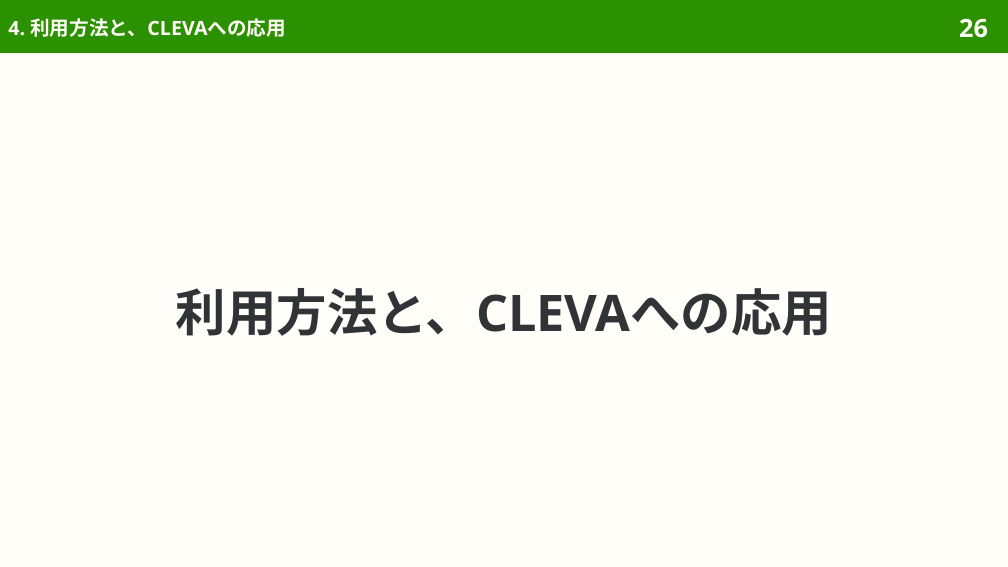
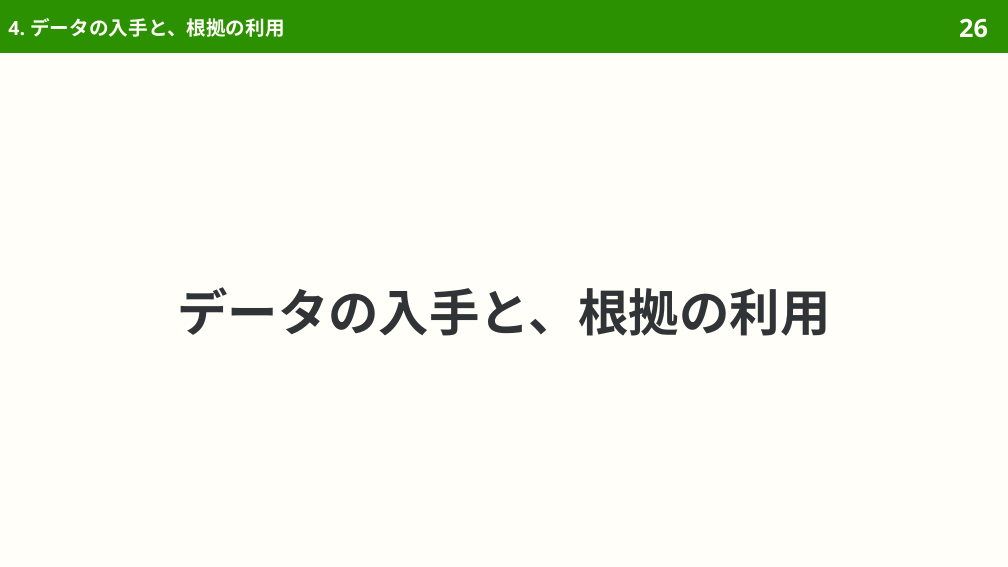
Before and after one commit to sasakiy84/datasets-in-10-minutes, a slide deck: slide 26 of slides/datasets-in-10-minutes-chef.pptx. Drawn at 1008x567 pixels with LibreOffice and Linux fonts; fonts in the diff are those of the drawing. Boxes give left, top, right and bottom in pixels: in the first picture for what was removed or moved away, otherwise in the second. Text is boxed around its words. In the diff, an @@ line names an element or a change of style, - is before the commit and + after.

```diff
--- a/slides/datasets-in-10-minutes-chef.pptx
+++ b/slides/datasets-in-10-minutes-chef.pptx
@@ title at bbox=[8, 18, 284, 37]: text changed @@
-4. 利用方法と、CLEVAへの応用
+4. データの入手と、根拠の利用
@@ title at bbox=[177, 287, 830, 336]: text changed @@
-利用方法と、CLEVAへの応用
+データの入手と、根拠の利用
```
Also in this commit, not shown: 6 other slides changed, 3 slides removed, 53 other files.
